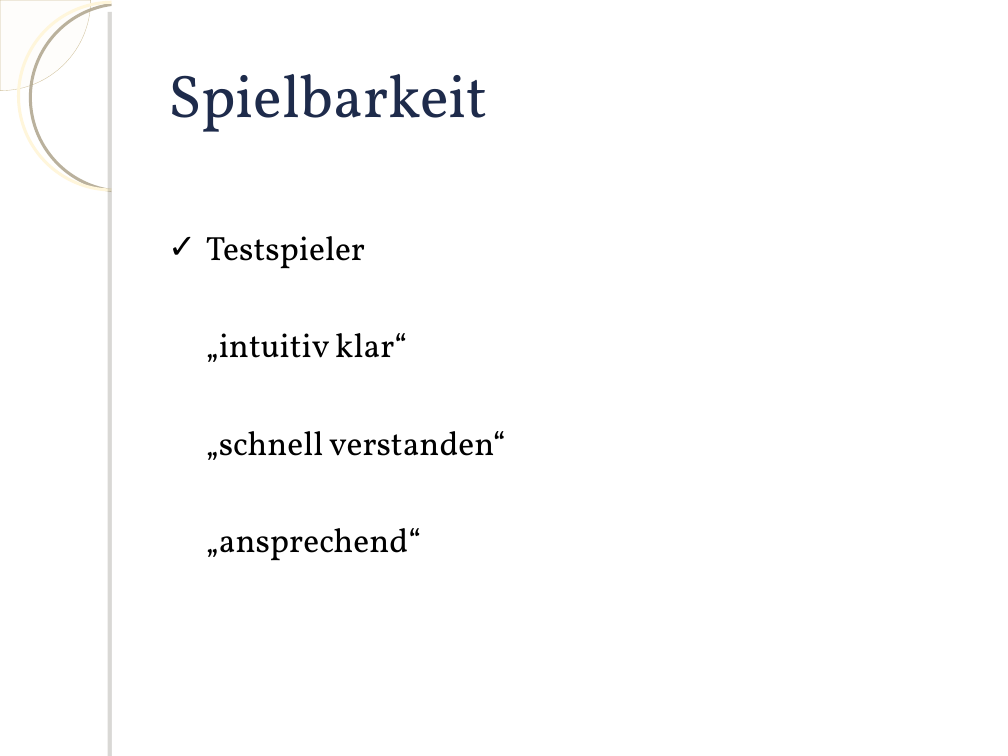
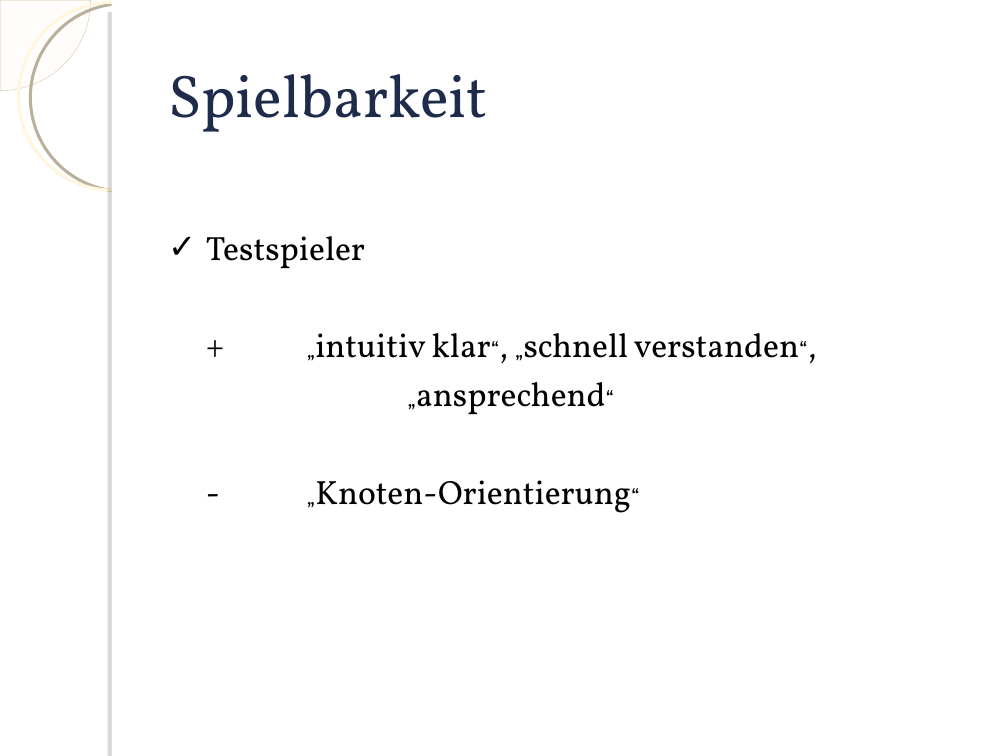
Before and after one commit to knot3/knot3-qualitaetssicherung, a slide deck: slide 8 of Praesentation/Praesentation.ppt. Drawn at 1008x756 pixels with LibreOffice and Linux fonts; fonts in the diff are those of the drawing; background and template pictures are left out. Boxes give left, top, right and bottom in pixels: in the first picture for what was removed or moved away, otherwise in the second. Text is boxed around its words. In the diff, an @@ line names an element or a change of style, - is before the commit and + after.

```diff
--- a/Praesentation/Praesentation.ppt
+++ b/Praesentation/Praesentation.ppt
@@ text "Testspieler" at (206, 236, 799, 513): size 24 to 16 pt in "„ansprechend“" @@
@@ text at (315, 333, 799, 358): text changed @@
-„intuitiv klar“
-„schnell verstanden“
++ „intuitiv klar“, „schnell verstanden“,
@@ text at (315, 480, 631, 513): paragraph added @@
+- „Knoten-Orientierung“
```
Also in this commit, not shown: 1 other slide changed, 6 other files.
